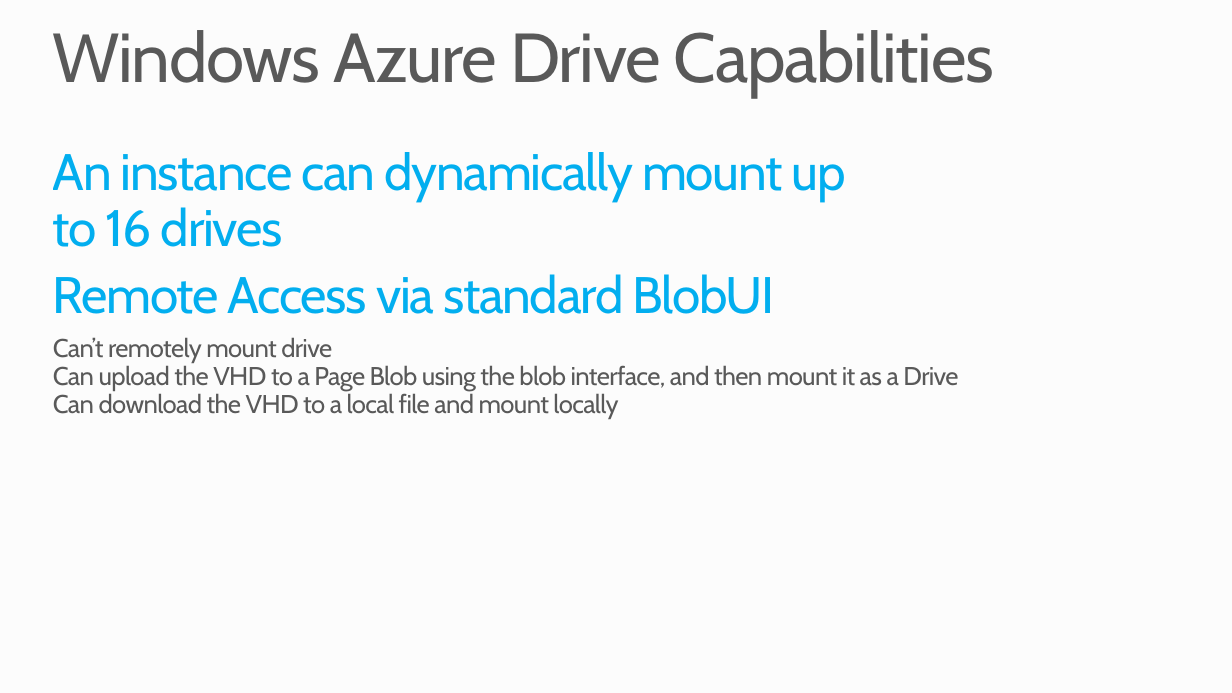
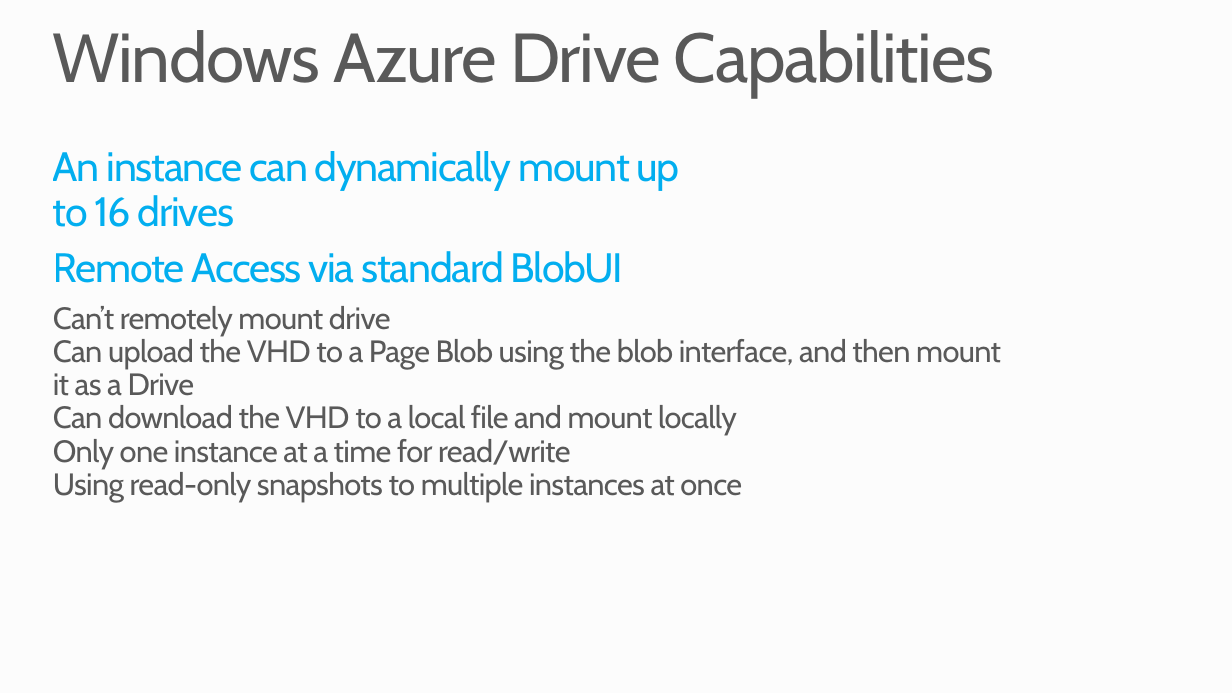
Before and after one commit to SQLScott/PRESENTATION-WindowsAzureStorage, a slide deck: slide 31 of WindowsAzureStorage.pptx (slide 32 before the commit). Drawn at 1232x693 pixels with LibreOffice and Linux fonts; fonts in the diff are those of the drawing; background and template pictures are left out. Boxes give left, top, right and bottom in pixels: in the first picture for what was removed or moved away, otherwise in the second. Text is boxed around its words. In the diff, an @@ line names an element or a change of style, - is before the commit and + after.

```diff
--- a/WindowsAzureStorage.pptx
+++ b/WindowsAzureStorage.pptx
@@ text at (x1=53, y1=151, x2=1001, y2=435): size 40 to 32 pt in "An instance can dynamically mount up to ...", "Remote Access via standard BlobUI"; size 20 to 24 pt in "Can’t remotely mount drive", "Can upload the VHD to a Page ...", "Can download the VHD to a local ..." @@
@@ text at (x1=53, y1=439, x2=742, y2=502): paragraphs added @@
+  Only one instance at a time for read/write
+  Using read-only snapshots to multiple instances at once
```
Also in this commit, not shown: 1 other slide changed, 8 slides removed, 3 other files.
